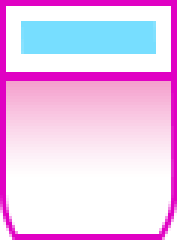
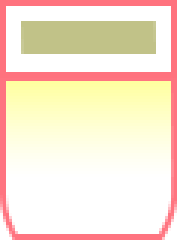
Revision of a layered 177 x 240 image; what changed, layer by layer:
painted on "Фигура 17" over [21, 21, 156, 54]
